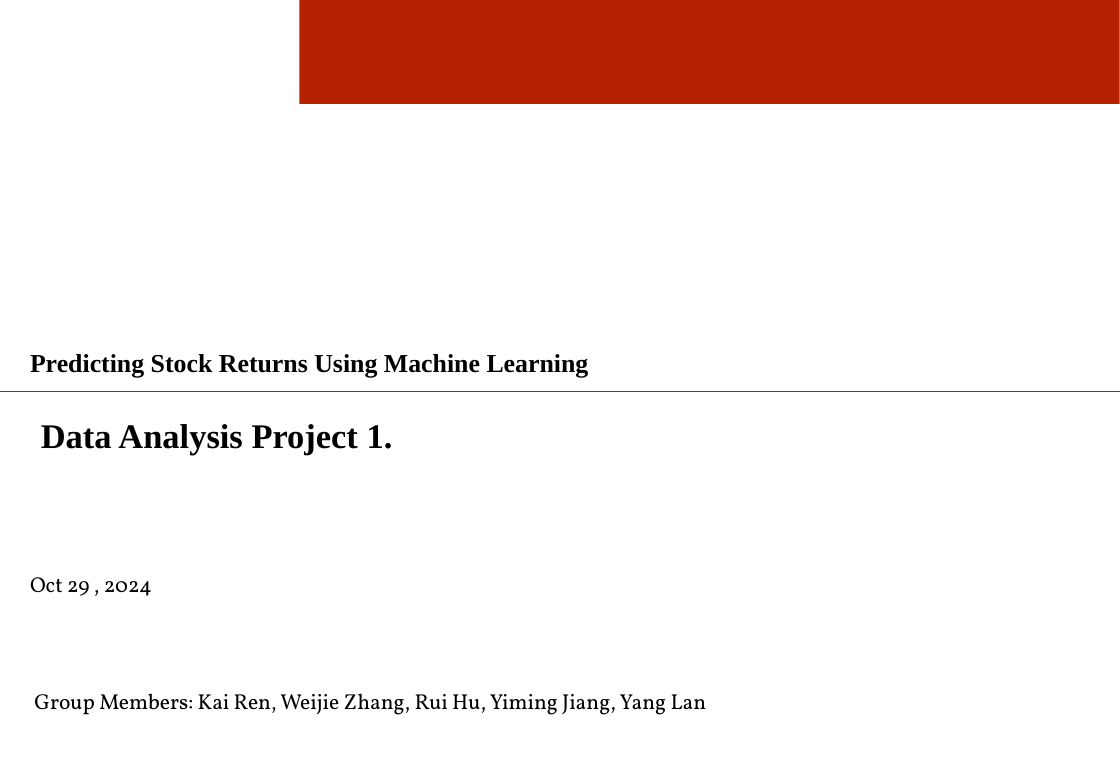
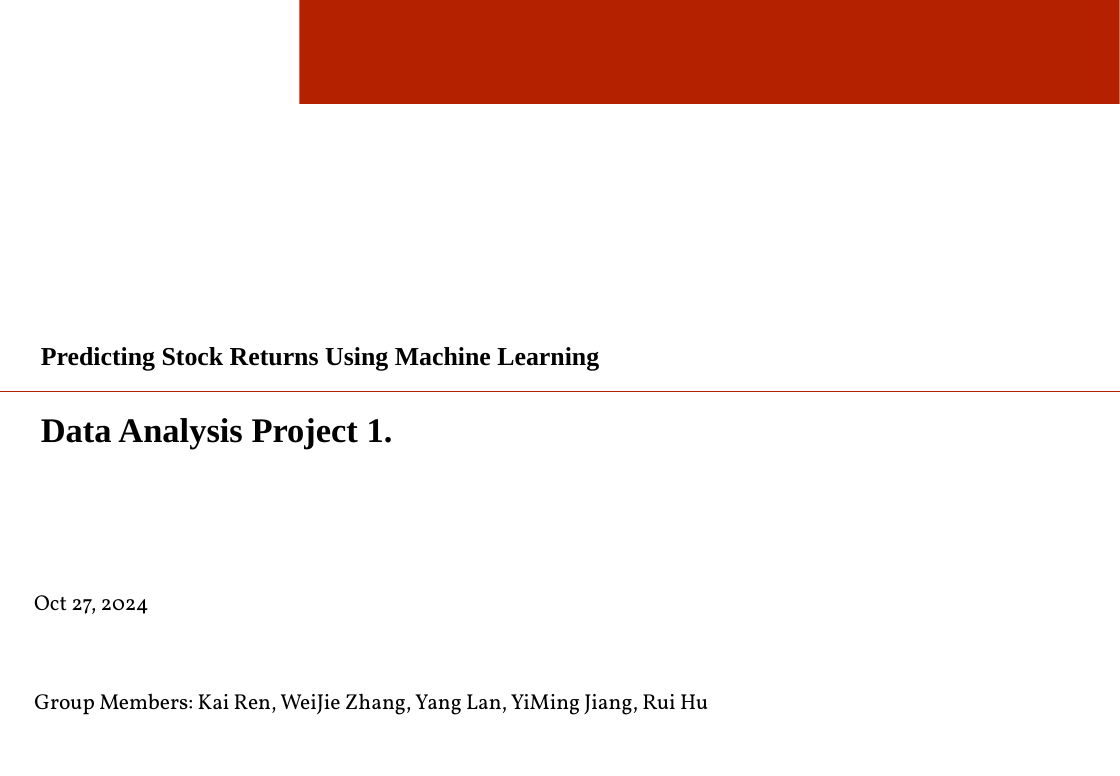
Before and after one commit to KarryRen/Introduction-to-Fintech, a slide deck: slide 1 of Data-Analysis-Project1/Data analysis project 1.pptx. Drawn at 1120x776 pixels with LibreOffice and Linux fonts; fonts in the diff are those of the drawing; background and template pictures are left out. Boxes give left, top, right and bottom in pixels: in the first picture for what was removed or moved away, otherwise in the second. Text is boxed around its words. In the diff, an @@ line names an element or a change of style, - is before the commit and + after.

```diff
--- a/Data-Analysis-Project1/Data analysis project 1.pptx
+++ b/Data-Analysis-Project1/Data analysis project 1.pptx
@@ text "Predicting Stock Returns Using Machine ...": place and size @@
-text "Predicting Stock Returns Using Machine ..." at (30, 354, 589, 378)
+text "Predicting Stock Returns Using Machine ..." at (41, 347, 599, 371)
@@ text "Predicting Stock Returns Using Machine ..." at (41, 347, 599, 371): less space between paragraphs; vertical alignment top to middle @@
@@ title "Data Analysis Project 1.": place and size @@
-title "Data Analysis Project 1." at (41, 424, 393, 455)
+title "Data Analysis Project 1." at (41, 418, 393, 449)
@@ text removed at (30, 577, 152, 596) @@
-Oct 29 , 2024
@@ text added at (34, 595, 149, 614), 15 pt, text #000000 @@
+Oct 27, 2024
@@ text at (34, 693, 708, 715): text changed @@
-Group Members: Kai Ren, Weijie Zhang, Rui Hu, Yiming Jiang, Yang Lan
+Group Members: Kai Ren, WeiJie Zhang, Yang Lan, YiMing Jiang, Rui Hu
```
Also in this commit, not shown: 1 other slide changed, 2 other files.
